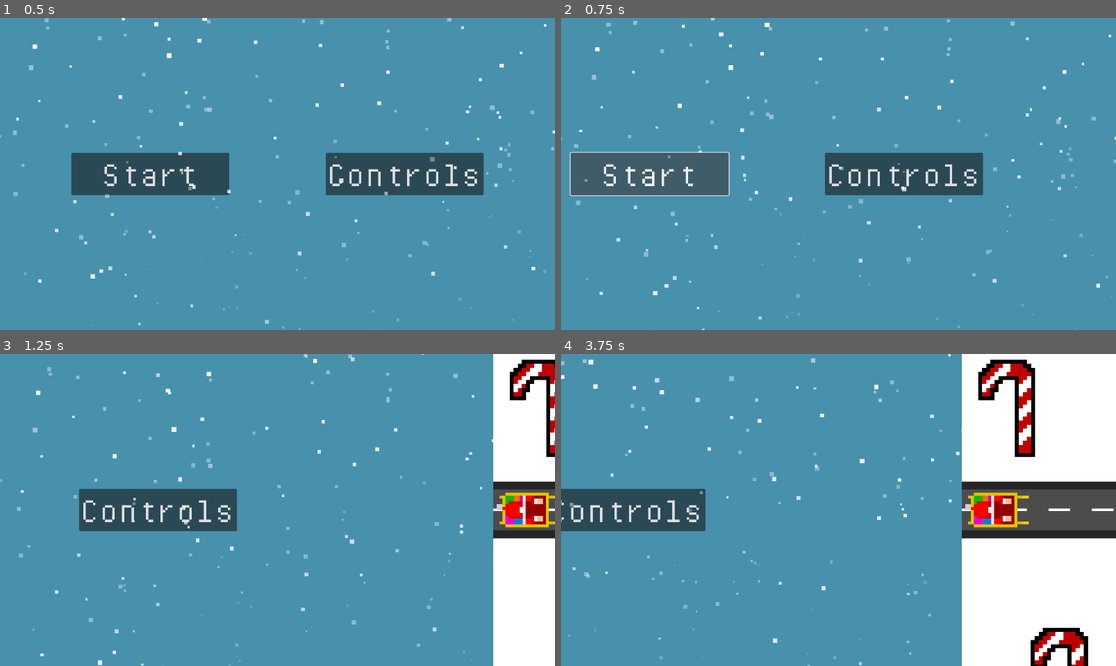
Above: before the commit, frames 1-4 (two rows, left to right).
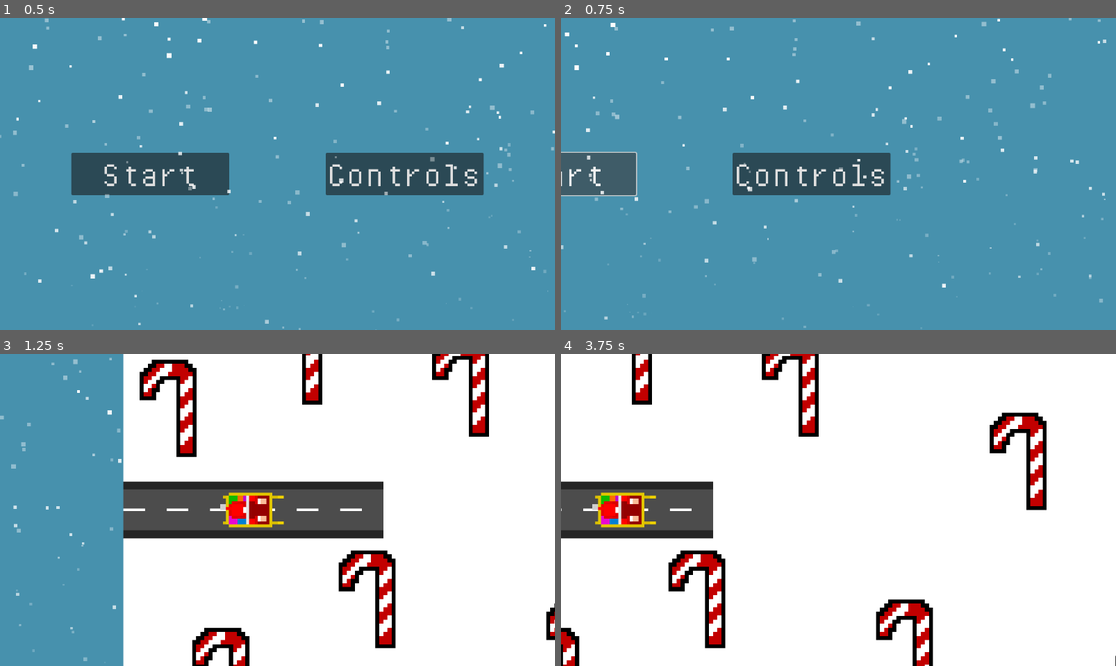
Above: after the commit, the same moments.

Repository: vindognz/RickAstleyDriving
Game: Godot game, scene res://scenes/start.tscn
Same seed, same stepped clock (60 frames per second), same inputs: the game is played once before the commit and once after it.
Inputs:
- Up to frame 1 (0.5 s): no input
- Up to frame 2 (0.75 s): click "Start" at 0.5 s
- Up to frame 3 (1.25 s): no input
- Up to frame 4 (3.75 s): tap Enter at 1.25 s; hold Right (right) 1.28-2 s; tap Space (drop-present) at 1.35, 3.6 s; click "Go Back" at 2 s; click "Start" at 2.75 s; hold Down (reverse) from 3.53 s (still down)

Frame 1 is identical in both runs. In frame 2, 9.5% of the frame differs, in the area x 0-100%, y 0-100%; in frame 3, 71%; in frame 4, 80%.

Commit message:
finalized start anim

Diff:
--- a/scenes/start.tscn
+++ b/scenes/start.tscn
@@ -50,74 +50,74 @@
 tracks/0/type = "value"
 tracks/0/imported = false
 tracks/0/enabled = true
-tracks/0/path = NodePath(".:position")
+tracks/0/path = NodePath("StartAnim/Takeoff/Car:position")
 tracks/0/interp = 1
 tracks/0/loop_wrap = true
 tracks/0/keys = {
-"times": PackedFloat32Array(0, 2.5),
-"transitions": PackedFloat32Array(1, 1),
-"update": 0,
-"values": [Vector2(576, 324), Vector2(-1344, 324)]
+"times": PackedFloat32Array(0, 0.766667, 0.933333, 1.16667, 2, 4.26667, 5.4, 5.76667, 6.7, 7.53333, 8.6, 9.5, 10.1667, 10.6, 11.8, 12.9667, 13.8667),
+"transitions": PackedFloat32Array(1, 1, 1, 1, 1, 1, 1, 1, 1, 1, 1, 1, 1, 1, 1, 1, 1),
+"update": 0,
+"values": [Vector2(-887, 0), Vector2(-664, 0), Vector2(-598, 0), Vector2(-495, 0), Vector2(-48.9998, 0), Vector2(309, 0), Vector2(500, 0), Vector2(600, 0), Vector2(805.667, 0), Vector2(971.333, 0), Vector2(1231.7, 0), Vector2(1428, 0), Vector2(1536.33, 0), Vector2(1680, 0), Vector2(1943, 0), Vector2(2239.78, 0), Vector2(2401, 0)]
 }
 tracks/1/type = "value"
 tracks/1/imported = false
 tracks/1/enabled = true
-tracks/1/path = NodePath("StartAnim/Takeoff/Car:position")
+tracks/1/path = NodePath("StartAnim/Takeoff/Car:scale")
 tracks/1/interp = 1
 tracks/1/loop_wrap = true
 tracks/1/keys = {
-"times": PackedFloat32Array(1.26667, 2.76667, 3.76667, 5.76667, 7.76667, 9, 11, 12, 13.5),
-"transitions": PackedFloat32Array(1, 1, 1, 1, 1, 1, 1, 1, 1),
-"update": 0,
-"values": [Vector2(-887, 0), Vector2(-387, 0), Vector2(-87, 0), Vector2(597, 0), Vector2(1054, 0), Vector2(1316, 0), Vector2(1711, 0), Vector2(1977, 0), Vector2(2391, 0)]
+"times": PackedFloat32Array(0),
+"transitions": PackedFloat32Array(1),
+"update": 0,
+"values": [Vector2(6, 6)]
 }
 tracks/2/type = "value"
 tracks/2/imported = false
 tracks/2/enabled = true
-tracks/2/path = NodePath("StartAnim/Takeoff/Car:scale")
+tracks/2/path = NodePath("StartAnim:position")
 tracks/2/interp = 1
 tracks/2/loop_wrap = true
 tracks/2/keys = {
-"times": PackedFloat32Array(2.26667, 3.76667, 5.76667),
-"transitions": PackedFloat32Array(1, 1, 1),
-"update": 0,
-"values": [Vector2(6, 6), Vector2(12, 12), Vector2(14, 14)]
+"times": PackedFloat32Array(4.26667, 5.76667, 7.76667, 9, 11, 12, 13.5),
+"transitions": PackedFloat32Array(1, 1, 1, 1, 1, 1, 1),
+"update": 0,
+"values": [Vector2(1920, 0), Vector2(1320, 0), Vector2(920, 0), Vector2(620, 0), Vector2(220, 0), Vector2(-80, 0), Vector2(-480, 0)]
 }
 tracks/3/type = "value"
 tracks/3/imported = false
 tracks/3/enabled = true
-tracks/3/path = NodePath("StartAnim:position")
+tracks/3/path = NodePath("StartAnim/Takeofftwo/GPUParticles2D:process_material:scale")
 tracks/3/interp = 1
 tracks/3/loop_wrap = true
 tracks/3/keys = {
-"times": PackedFloat32Array(4.26667, 5.76667, 7.76667, 9, 11, 12, 13.5),
-"transitions": PackedFloat32Array(1, 1, 1, 1, 1, 1, 1),
-"update": 0,
-"values": [Vector2(1920, 0), Vector2(1320, 0), Vector2(920, 0), Vector2(620, 0), Vector2(220, 0), Vector2(-80, 0), Vector2(-480, 0)]
+"times": PackedFloat32Array(7.1, 8.5, 11),
+"transitions": PackedFloat32Array(1, 1, 1),
+"update": 0,
+"values": [Vector2(5, 10), Vector2(30, 50), Vector2(100, 100)]
 }
 tracks/4/type = "value"
 tracks/4/imported = false
 tracks/4/enabled = true
-tracks/4/path = NodePath("StartAnim/Takeofftwo/GPUParticles2D:process_material:scale")
+tracks/4/path = NodePath("StartAnim/Takeofftwo/ColorRect:color")
 tracks/4/interp = 1
 tracks/4/loop_wrap = true
 tracks/4/keys = {
-"times": PackedFloat32Array(7.1, 8.5, 11),
-"transitions": PackedFloat32Array(1, 1, 1),
-"update": 0,
-"values": [Vector2(5, 10), Vector2(30, 50), Vector2(100, 100)]
+"times": PackedFloat32Array(13.6, 14.1),
+"transitions": PackedFloat32Array(1, 1),
+"update": 0,
+"values": [Color(1, 1, 1, 0), Color(1, 1, 1, 1)]
 }
 tracks/5/type = "value"
 tracks/5/imported = false
 tracks/5/enabled = true
-tracks/5/path = NodePath("StartAnim/Takeofftwo/ColorRect:color")
+tracks/5/path = NodePath("Camera2D:position")
 tracks/5/interp = 1
 tracks/5/loop_wrap = true
 tracks/5/keys = {
-"times": PackedFloat32Array(13.6, 14.1),
+"times": PackedFloat32Array(0, 1),
 "transitions": PackedFloat32Array(1, 1),
 "update": 0,
-"values": [Color(1, 1, 1, 0), Color(1, 1, 1, 1)]
+"values": [Vector2(0, 0), Vector2(1920, 0)]
 }
 
 [sub_resource type="Animation" id="Animation_qjn56"]
@@ -125,74 +125,74 @@
 tracks/0/type = "value"
 tracks/0/imported = false
 tracks/0/enabled = true
-tracks/0/path = NodePath(".:position")
+tracks/0/path = NodePath("StartAnim/Takeoff/Car:position")
 tracks/0/interp = 1
 tracks/0/loop_wrap = true
 tracks/0/keys = {
 "times": PackedFloat32Array(0),
 "transitions": PackedFloat32Array(1),
 "update": 0,
-"values": [Vector2(576, 324)]
+"values": [Vector2(-887, 0)]
 }
 tracks/1/type = "value"
 tracks/1/imported = false
 tracks/1/enabled = true
-tracks/1/path = NodePath("StartAnim/Takeoff/Car:position")
+tracks/1/path = NodePath("StartAnim/Takeoff/Car:scale")
 tracks/1/interp = 1
 tracks/1/loop_wrap = true
 tracks/1/keys = {
 "times": PackedFloat32Array(0),
 "transitions": PackedFloat32Array(1),
 "update": 0,
-"values": [Vector2(-887, 0)]
+"values": [Vector2(6, 6)]
 }
 tracks/2/type = "value"
 tracks/2/imported = false
 tracks/2/enabled = true
-tracks/2/path = NodePath("StartAnim/Takeoff/Car:scale")
+tracks/2/path = NodePath("StartAnim:position")
 tracks/2/interp = 1
 tracks/2/loop_wrap = true
 tracks/2/keys = {
 "times": PackedFloat32Array(0),
 "transitions": PackedFloat32Array(1),
 "update": 0,
-"values": [Vector2(6, 6)]
+"values": [Vector2(1920, 0)]
 }
 tracks/3/type = "value"
 tracks/3/imported = false
 tracks/3/enabled = true
-tracks/3/path = NodePath("StartAnim:position")
+tracks/3/path = NodePath("StartAnim/Takeofftwo/GPUParticles2D:process_material:scale")
 tracks/3/interp = 1
 tracks/3/loop_wrap = true
 tracks/3/keys = {
 "times": PackedFloat32Array(0),
 "transitions": PackedFloat32Array(1),
 "update": 0,
-"values": [Vector2(1920, 0)]
+"values": [Vector2(5, 10)]
 }
 tracks/4/type = "value"
 tracks/4/imported = false
 tracks/4/enabled = true
-tracks/4/path = NodePath("StartAnim/Takeofftwo/GPUParticles2D:process_material:scale")
+tracks/4/path = NodePath("StartAnim/Takeofftwo/ColorRect:color")
 tracks/4/interp = 1
 tracks/4/loop_wrap = true
 tracks/4/keys = {
 "times": PackedFloat32Array(0),
 "transitions": PackedFloat32Array(1),
 "update": 0,
-"values": [Vector2(5, 10)]
+"values": [Color(1, 1, 1, 1)]
 }
 tracks/5/type = "value"
 tracks/5/imported = false
 tracks/5/enabled = true
-tracks/5/path = NodePath("StartAnim/Takeofftwo/ColorRect:color")
+tracks/5/path = NodePath("Camera2D:position")
 tracks/5/interp = 1
 tracks/5/loop_wrap = true
 tracks/5/keys = {
 "times": PackedFloat32Array(0),
 "transitions": PackedFloat32Array(1),
 "update": 0,
-"values": [Color(1, 1, 1, 1)]
+"values": [Vector2(0, 0)]
 }
 
 [sub_resource type="AnimationLibrary" id="AnimationLibrary_nnbgp"]
@@ -336,6 +336,8 @@
 offset_right = 981.0
 offset_bottom = 703.0
 
+[node name="Camera2D" type="Camera2D" parent="."]
+
 [connection signal="pressed" from="Start" to="." method="_start_pressed"]
 [connection signal="pressed" from="Controls" to="." method="_controls_pressed"]
 [connection signal="animation_finished" from="AnimationPlayer" to="." method="_on_animation_player_animation_finished"]
